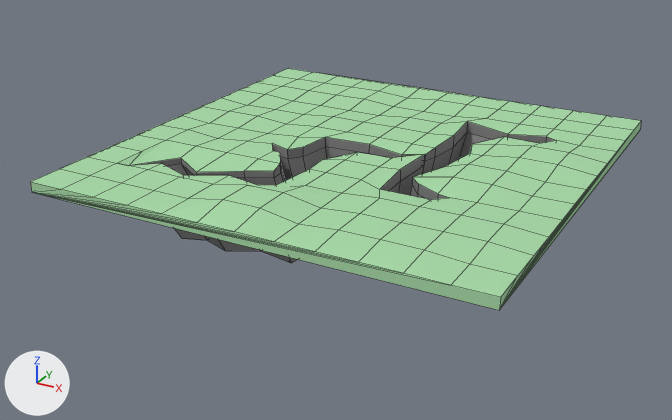
What one commit did to the Blender file Art Assets/Terrain/Ravine I.blend.
The view is the same before and after, from a camera (50 mm lens) standing at (14.2, -27.9, 11.5) and looking at (-1.1, 0.1, -2.5). Arrows for +X, +Y and +Z are at lower left; the lights stay in place. Mesh edges are drawn as thin lines.

Objects in the first picture: 'Ravine I'.
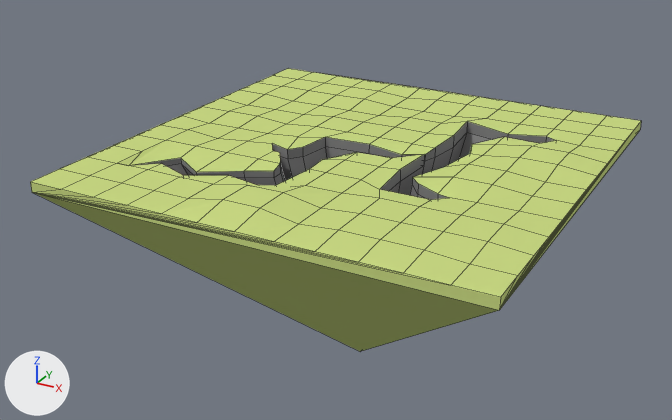
Boxes [x1, y1, x2, y2] around the edits, measured in the pictures (672 x 420 px; the box of a moved part takes in the faces that stretch with it):
```json
{"object": "Ravine I", "change": "recoloured, reshaped", "before": [30, 68, 641, 310], "after": [30, 68, 641, 351], "on screen": "17% taller"}
{"part": 1, "of": "me_cube", "change": "moved or reshaped", "after": [32, 192, 499, 351], "on screen": "not visible before"}
```

The change, as JSON lines over the scene's bpy script:
```json
{"op": "set", "path": "mat_grass_ravine_i.base_color", "old": "(0.4, 0.7, 0.4)", "new": "(0.59, 0.7, 0.23)", "note": "green #aadaaa -> green #cada84"}
{"block": "me_cube", "where": "# used by ob_ravine_i; location = (0.0, 0.0, 0.0)"}
{"op": "remove", "block": "me_cube", "code": "me_cube.from_pydata(...)  # 309 vertices, 343 faces; spans x -8.0..8.0, y -8.0..8.0, z -2.8..0.4"}
{"op": "add", "block": "me_cube", "code": "me_cube.from_pydata(...)  # 331 vertices, 353 faces; spans x -8.0..8.0, y -8.0..8.0, z -8.3..0.4"}
{"block": "me_cube", "change": "me_cube part 1"}
{"block": "me_cube", "change": "22 vertices are removed from x -5.0..4.7, y -4.2..3.4, z -2.8"}
{"block": "me_cube", "change": "61 faces are deleted"}
{"block": "me_cube", "change": "1 vertex moves from x -2.4, y -1.0, z -2.8 to x -1.2, y -0.9, z -4.8"}
{"block": "me_cube", "change": "44 vertices are added at x -2.8..3.0, y -2.8..1.7, z -8.3..-4.8"}
{"block": "me_cube", "change": "67 new faces join them, mat_stone_ravine_i (grey #8d8d8d)"}
{"block": "me_cube", "change": "4 new faces join them, mat_grass_ravine_i (green #cada84)"}
```
